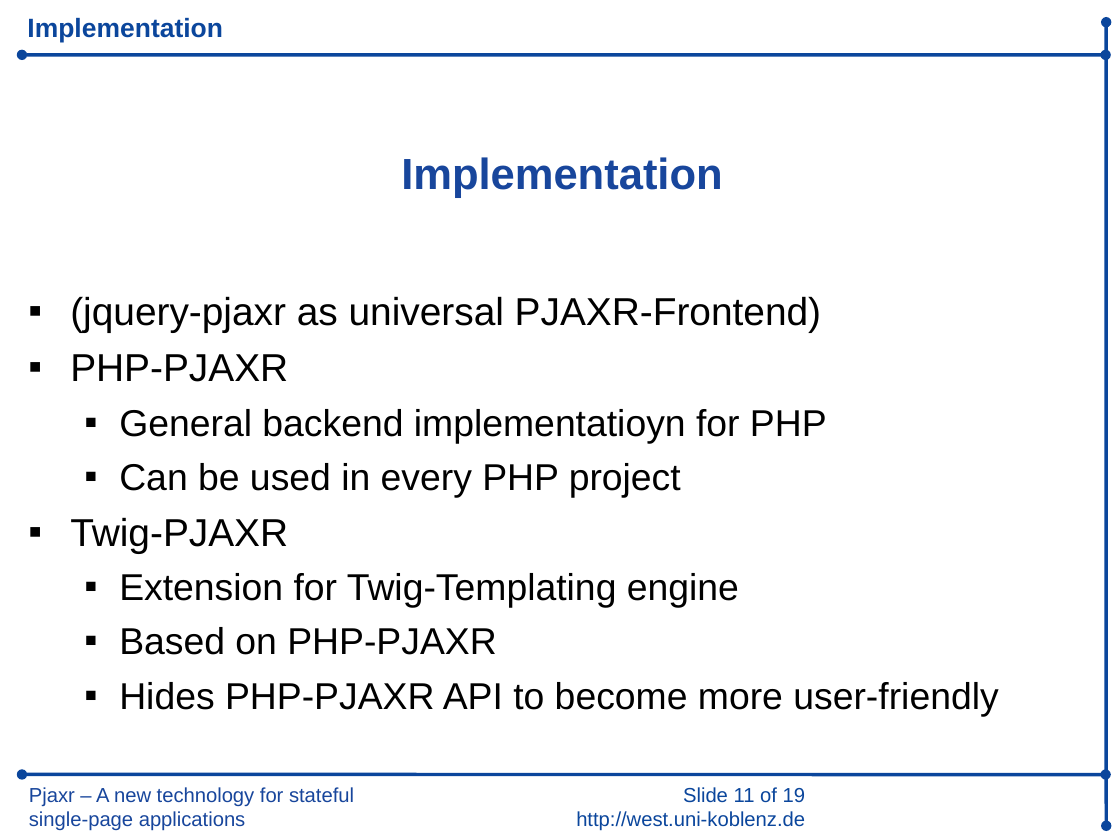
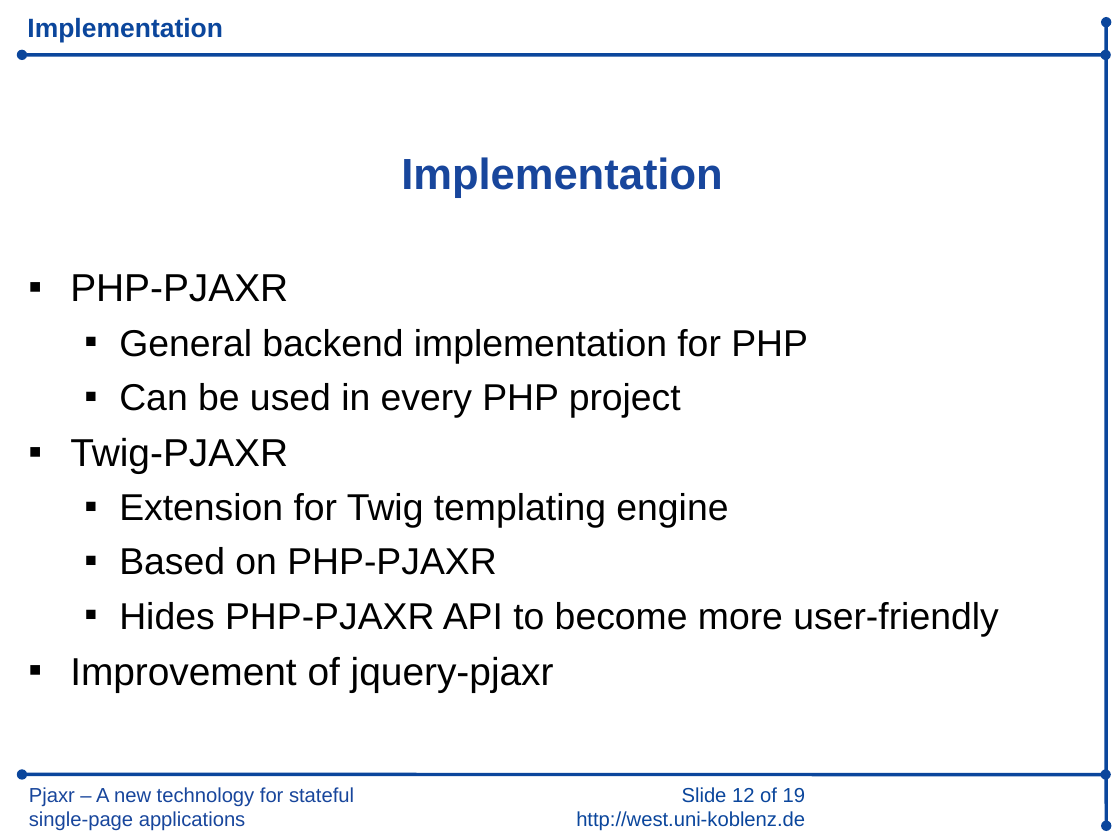
Before and after one commit to iekadou/bachelor-thesis, a slide deck: slide 12 of colloquium/colloquium.ppt (slide 11 before the commit). Drawn at 1120x840 pixels with LibreOffice and Linux fonts; fonts in the diff are those of the drawing; background and template pictures are left out. Boxes give left, top, right and bottom in pixels: in the first picture for what was removed or moved away, otherwise in the second. Text is boxed around its words. In the diff, an @@ line names an element or a change of style, - is before the commit and + after.

```diff
--- a/colloquium/colloquium.ppt
+++ b/colloquium/colloquium.ppt
@@ text "PHP-PJAXR": place and size @@
-text "PHP-PJAXR" at (70,296,998,716)
+text "PHP-PJAXR" at (70,274,998,692)
@@ text at (70,296,821,332): paragraph removed @@
-▪ (jquery-pjaxr as universal PJAXR-Frontend)
@@ text at (119,329,808,363): text changed @@
-  ▪ General backend implementatioyn for PHP
+  ▪ General backend implementation for PHP
@@ text at (119,493,728,528): text changed @@
-  ▪ Extension for Twig-Templating engine
+  ▪ Extension for Twig templating engine
@@ text at (70,656,554,692): paragraph added @@
+▪ Improvement of jquery-pjaxr
@@ text at (576,787,805,831): text changed @@
-Slide 11 of 19
-http://west.uni-koblenz.de
+Slide 12 of 19
+http://west.uni-koblenz.de
```
Also in this commit, not shown: 13 other slides changed, 3 slides added, 1 slide removed, 2 other files.
